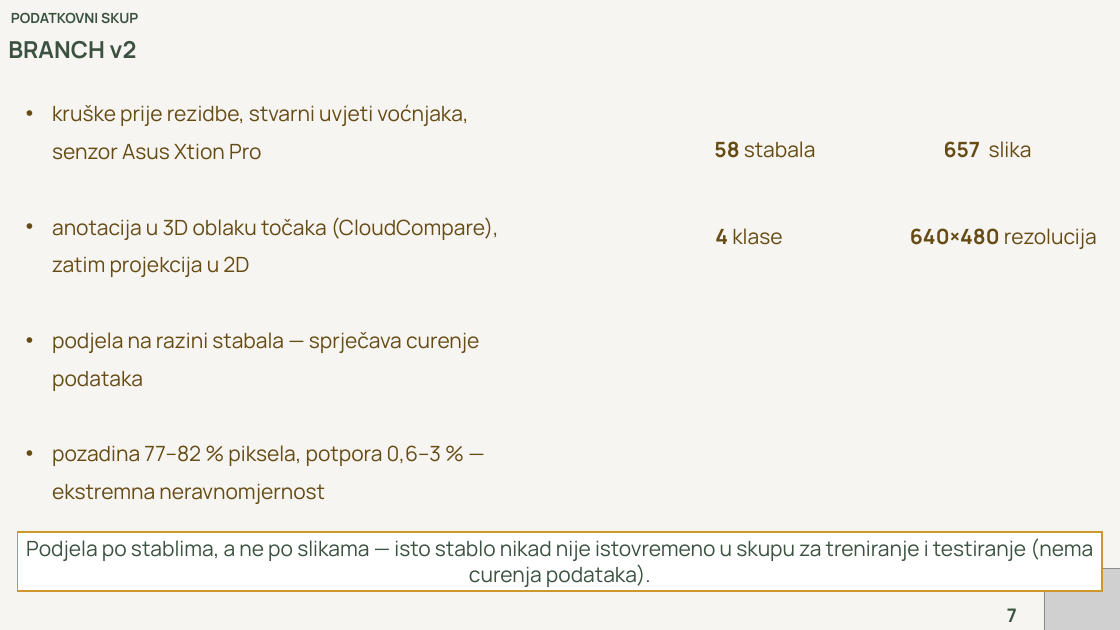
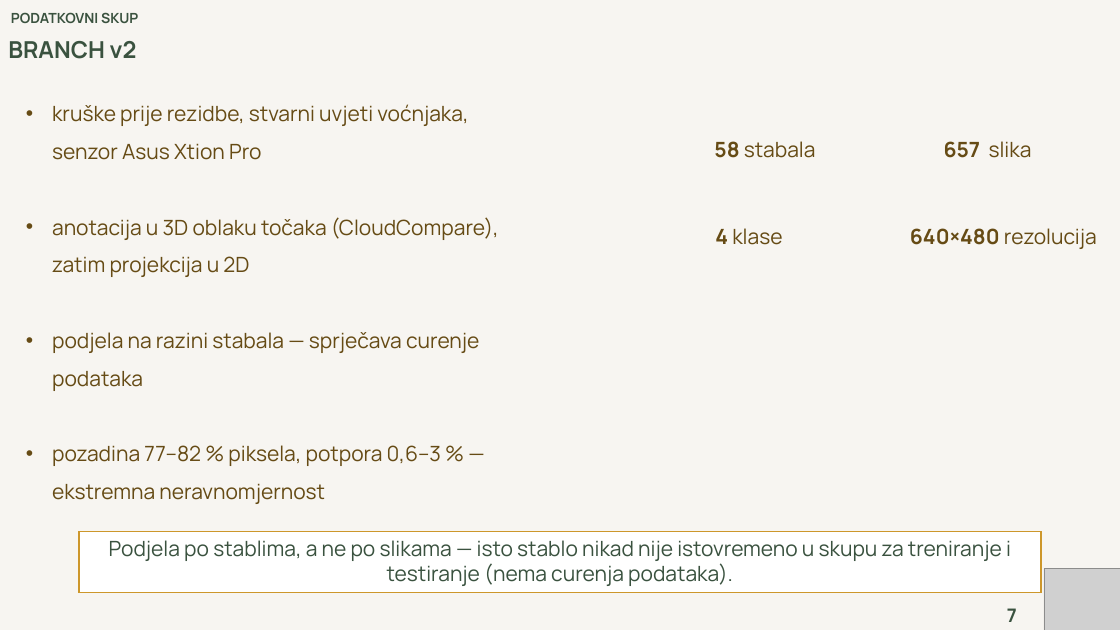
Before and after one commit to Samke004/Diplomski_rad, a slide deck: slide 7 of Samuel_Adzic_DiplomskiRad.pptx. Drawn at 1120x630 pixels with LibreOffice and Linux fonts; fonts in the diff are those of the drawing; grey boxes stand for pictures. Boxes give left, top, right and bottom in pixels: in the first picture for what was removed or moved away, otherwise in the second. Text is boxed around its words. In the diff, an @@ line names an element or a change of style, - is before the commit and + after.

```diff
--- a/Samuel_Adzic_DiplomskiRad.pptx
+++ b/Samuel_Adzic_DiplomskiRad.pptx
@@ rectangle "Podjela po stablima, a ne ..." resized from (x1=18, y1=532, x2=1102, y2=592) to (x1=79, y1=532, x2=1041, y2=593) @@
```
Also in this commit, not shown: 7 other slides changed.
